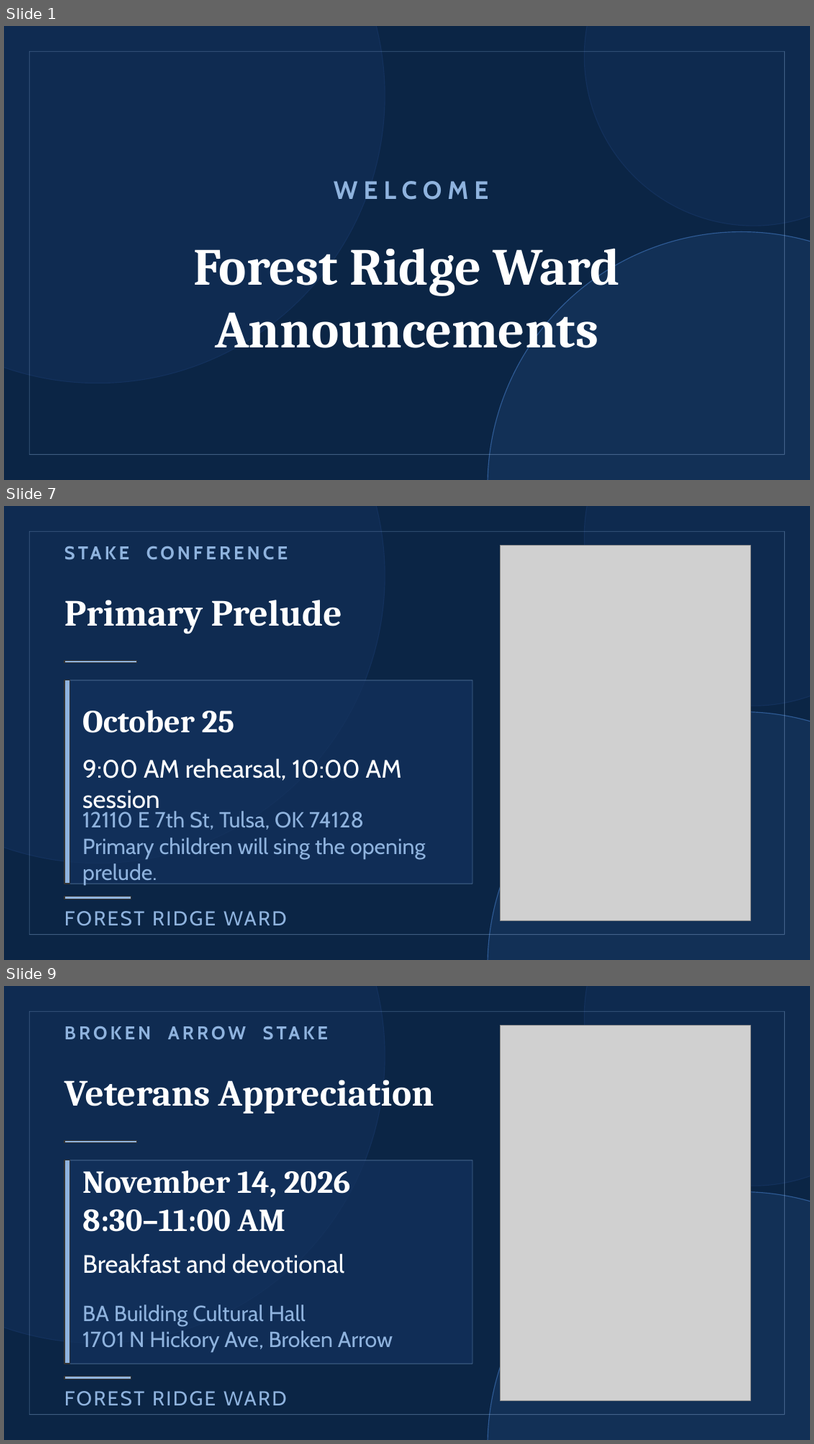
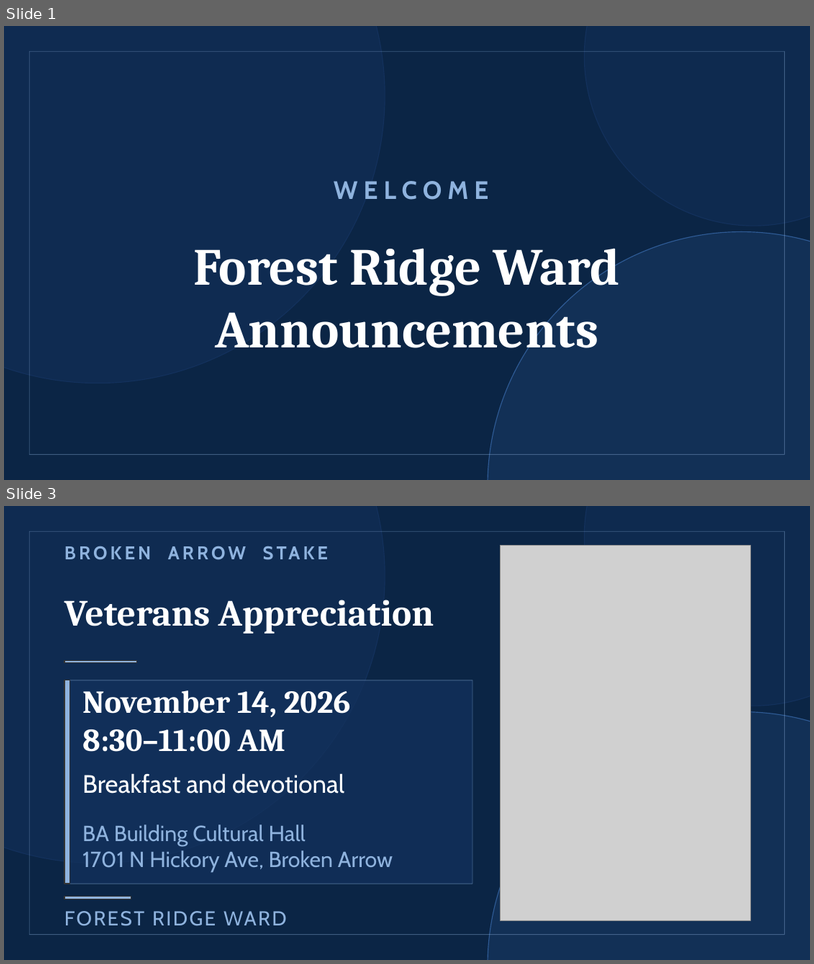
Before and after one commit to forest-ridge-ward-announcements/forest-ridge-ward-announcements, a slide deck: Forest Ridge Ward Announcements Editor.pptx. Shown one above the other, each under a label of ours: slides 1, 7 and 9 before the commit, slides 1 and 3 after it; the slides between them are not shown. The pictures are 814x1444 and 814x964 pixels, drawn with LibreOffice and Linux fonts; fonts in the diff are those of the drawing; grey boxes stand for pictures. Boxes give left, top, right and bottom in pixels: in the first picture for what was removed or moved away, otherwise in the second. Text is boxed around its words. In the diff, an @@ line names an element or a change of style, - is before the commit and + after.

```diff
--- a/Forest Ridge Ward Announcements Editor.pptx
+++ b/Forest Ridge Ward Announcements Editor.pptx
@@ slide 7 removed at (x1=4, y1=506, x2=810, y2=960), background #0B2545 @@
@@ ellipse removed at (x1=4, y1=506, x2=385, y2=863) @@
@@ ellipse removed at (x1=585, y1=506, x2=810, y2=705) @@
@@ rectangle removed at (x1=29, y1=531, x2=785, y2=934) @@
@@ text removed at (x1=64, y1=538, x2=470, y2=568) @@
-STAKE CONFERENCE
@@ picture removed at (x1=500, y1=546, x2=751, y2=921) @@
@@ title removed at (x1=64, y1=600, x2=342, y2=634) @@
-Primary Prelude
@@ rectangle removed at (x1=64, y1=660, x2=137, y2=663) @@
@@ rectangle removed at (x1=64, y1=680, x2=473, y2=883) @@
@@ rectangle removed at (x1=64, y1=680, x2=70, y2=883) @@
@@ text removed at (x1=82, y1=710, x2=235, y2=733) @@
-October 25
@@ ellipse removed at (x1=488, y1=712, x2=810, y2=960) @@
@@ text removed at (x1=82, y1=758, x2=402, y2=814) @@
-9:00 AM rehearsal, 10:00 AM session
@@ text removed at (x1=82, y1=811, x2=426, y2=885) @@
-12110 E 7th St, Tulsa, OK 74128
-Primary children will sing the opening prelude.
@@ rectangle removed at (x1=64, y1=896, x2=131, y2=898) @@
@@ text removed at (x1=64, y1=911, x2=287, y2=926) @@
-FOREST RIDGE WARD
@@ what was slide 9 is now slide 3 @@
```
Also in this commit, not shown: 1 slide changed, 2 slides added, 5 other slides removed, 7 other files.
